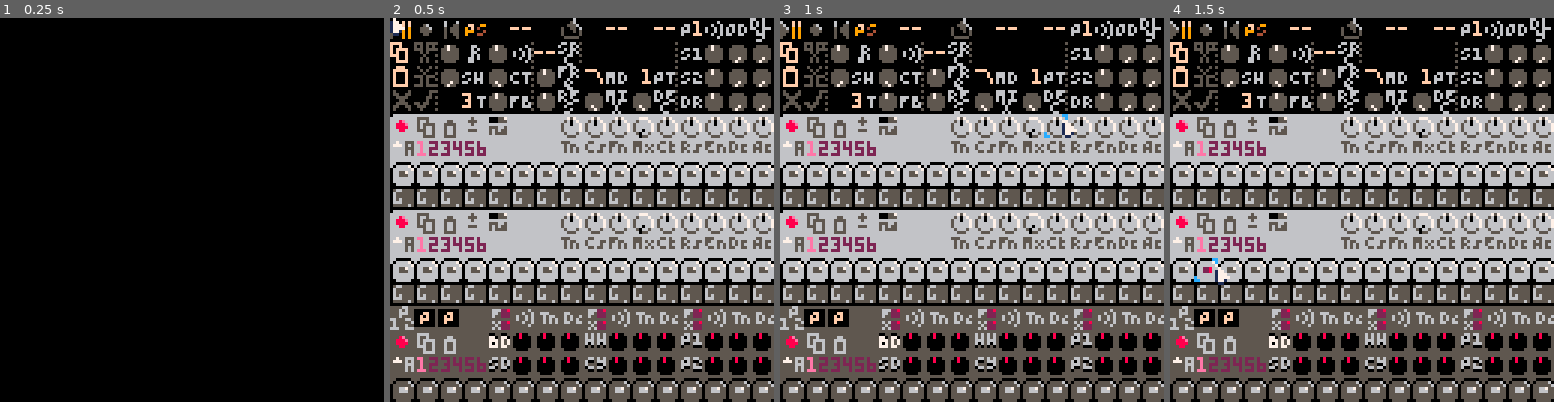
Above: before the commit, frames 1-4 (left to right).
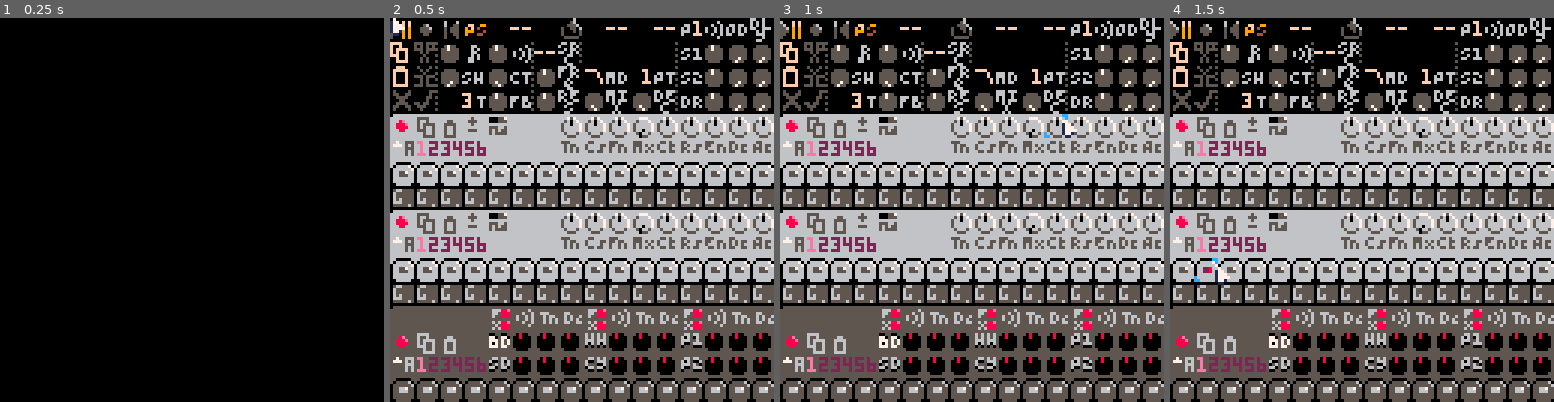
Above: after the commit, the same moments.

Repository: luchak/rp8
Game: PICO-8 cartridge rp8.p8
The game is run twice, just before and just after one commit, with the same random seed, the same clock (stepped at 60 frames per second) and the same inputs.
Inputs (mouse positions are in pixels of both pictures, inside the frame that each line leads up to):
- Up to frame 1 (0.25 s): no input
- Up to frame 2 (0.5 s): no input
- Up to frame 3 (1 s): click (1060, 121) at 0.67 s
- Up to frame 4 (1.5 s): click (1216, 267) at 1.22 s

Frame 1 is identical in both runs. In frame 2, 1.0% of the frame differs, in the area x 0-82%, y 75-82%; in frame 3, 1.0%; in frame 4, 1.0%.

Commit message:
Kill off samples (mostly), individual drum fx bypass

Diff:
--- a/fx.lua
+++ b/fx.lua
@@ -27,7 +27,7 @@
 end
 
 
-dr_fx_masks=split'1,1,2,2,4,4'
+dr_fx_masks=split'1,2,4,8,16,32'
 function drum_mixer_new(srcs)
  return {
   srcs=srcs,
--- a/rp8.p8
+++ b/rp8.p8
@@ -141,29 +141,14 @@
 
 function _update60()
  if stat(120) then
-  if drop_samp then
-   local s={}
-   local nread=0
-   while stat(120) do
-    local n=serial(0x800,0x5100,0x800)
-    for i=0x5100,0x50ff+n do
-     if nread<0x7fff then
-      add(s,@i)
-      nread+=1
-     end
-    end
-   end
-   state.samp=s
-  else
-   local s=''
-   while stat(120) do
-    local n=serial(0x800,0x5100,0x800)
-    s..=chr(peek(0x5100,n))
-   end
-   log('FILE LOAD',s)
-   state=state_load(s) or state
-   seq_helper.state=state
+  local s=''
+  while stat(120) do
+   local n=serial(0x800,0x5100,0x800)
+   s..=chr(peek(0x5100,n))
   end
+  log('FILE LOAD',s)
+  state=state_load(s) or state
+  seq_helper.state=state
 
   audio_wait(10)
  end
@@ -311,14 +296,14 @@
 66006060066006000000006060006660666666666666666666666666666666666666666666666666666666666666666666666666666666666666666666666666
 00000000000000050000000000000005666666666666666666666666666666666666666666666666666666666666666666666666666666666666666666666666
 00000000000000000000000000000000666666666666666666666666666666666666666666666666666666666666666666666666666666666666666666666666
-06606605666066006600666066606660000000006600666500000005000000000000000000000000000000000000000000000000555566555555555555555555
-600060606600606060606600666006000000000060606600000000000000000000000000000000000ffff000000f000000000600555656550000000500000005
-00606605600066006600600060600600666066006060600506606665000280000008e0000005600000000f0000f0f0000006006055566655000ff0050ff0ff05
-660060606000606060600660606066606660606066000660606006000022280000888e000055560000000f0000f0f000060060605556555500f0f005f0000f05
-00066005000600000006600000606000606060600006600566600605002222000088880000555500000000f000f0f000060060606655566500fff00500f00f05
-00600000006060000060000000060000606066000060000060000600000220000008800000055000000000f00f000ff0000600605655555600f00005ff00fff5
-00600005006600000000600000060000000000000060000500000005000000000000000000000000000000000000000000000600565556550000000500000005
-00066000000660000066000000606000000000000006600000000000000000000000000000000000000000000000000000000000666556665555555555555555
+06606605666066006600666066606660000000006600666500000005000000000000000000000000000000000000000000000000055555550000000000000000
+600060606600606060606600666006000000000060606600000000000000000000000000000000000ffff000000f000000000600555555550000000000000000
+00606605600066006600600060600600666066006060600506606665000280000008e0000005600000000f0000f0f00000060060555555550000000000000000
+660060606000606060600660606066606660606066000660606006000022280000888e000055560000000f0000f0f00006006060555555550000000000000000
+00066005000600000006600000606000606060600006600566600605002222000088880000555500000000f000f0f00006006060555555550000000000000000
+00600000006060000060000000060000606066000060000060000600000220000008800000055000000000f00f000ff000060060555555550000000000000000
+00600005006600000000600000060000000000000060000500000005000000000000000000000000000000000000000000000600555555550000000000000000
+00066000000660000066000000606000000000000006600000000000000000000000000000000000000000000000000000000000555555550000000000000000
 55555555555555555555555555555555555555555555555555555555555555556666666666666666666666666666666666666666666666666666666666666666
 55755666557556665575556655755665557556665575566655755566555556566676655566766555667666556676655666766555667665556676665566666565
 57775656577756565777565557775656577756555777565557775655555556566777656567776565677765666777656567776566677765666777656666666565
@@ -466,7 +451,7 @@
 f8dfdf1d1dd4d5d6d7d8d9dadbdcdddef8dfdf1d1dd4d5d6d7d8d9dadbdcddde000000000000000000000000000000000000000000000000000000000000000000000000000000000000000000000000000000000000000000000000000000000000000000000000000000000000000000000000000000000000000000000000
 101010101010101010101010101010106c1c1b1a021dd5a9a9a9a9a9a9a9a9a9000000000000000000000000000000000000000000000000000000000000000000000000000000000000000000000000000000000000000000000000000000000000000000000000000000000000000000000000000000000000000000000000
 55555555555555555555555555555555f8dfdf1d1dd4d5d6d7d8d9dadbdcddde000000000000000000000000000000000000000000000000000000000000000000000000000000000000000000000000000000000000000000000000000000000000000000000000000000000000000000000000000000000000000000000000
-edeeeec0659593946595939465959394c0c0c0c0659593946595939465959394000000000000000000000000000000000000000000000000000000000000000000000000000000000000000000000000000000000000000000000000000000000000000000000000000000000000000000000000000000000000000000000000
+edc0c0c0659593946595939465959394c0c0c0c0659593946595939465959394000000000000000000000000000000000000000000000000000000000000000000000000000000000000000000000000000000000000000000000000000000000000000000000000000000000000000000000000000000000000000000000000
 6e0b0ac0977676769a7676769e7676766e0b0ac0977676769a7676769e767676000000000000000000000000000000000000000000000000000000000000000000000000000000000000000000000000000000000000000000000000000000000000000000000000000000000000000000000000000000000000000000000000
 f0c0c0c0987676769c76767691767676f0c0c0c0987676769c76767691767676000000000000000000000000000000000000000000000000000000000000000000000000000000000000000000000000000000000000000000000000000000000000000000000000000000000000000000000000000000000000000000000000
 13131313131313131313131313131313c0c0c0c0c0c0c0c0c0c0c0c0c0c0c0c0000000000000000000000000000000000000000000000000000000000000000000000000000000000000000000000000000000000000000000000000000000000000000000000000000000000000000000000000000000000000000000000000
--- a/state.lua
+++ b/state.lua
@@ -236,13 +236,14 @@
  end
 end
 
-function state_make_get_set_param(idx,shift)
- local shift=shift or 0
- local mask=(1<<shift)-1
+function state_make_get_set_param(idx,lsb,size)
+ local lsb=lsb or 0
+ local size=size or 8
+ local mask=(1<<(lsb+size))-(1<<lsb)
  return
-  function(state) return (state.patch[idx]>>shift)&0xffff.0000 end,
+  function(state) return (state.patch[idx]&mask)>>lsb end,
   function(state,val)
-   state._apply_diff(idx,val<<shift | (state.patch[idx]&mask))
+   state._apply_diff(idx,((val<<lsb)&mask) | (state.patch[idx]&(~mask)))
   end
 end
 
--- a/synth.lua
+++ b/synth.lua
@@ -92,7 +92,7 @@
     local m,clip=osc>>31,osc
     if (osc^^m>0.25) clip=0.25^^m
 
-    f1+=(clip+(osc-clip)*0.9840-f1)*fc1
+    f1+=(clip+(osc-clip)*0.98-f1)*fc1
     f2+=(f1-f2)*fc
     f3+=(f2-f3)*fc
     f4+=(f3-f4)*fc
--- a/ui.lua
+++ b/ui.lua
@@ -197,7 +197,8 @@
  return {
   x=x,y=y,tt=tt,drag_amt=0.01,
   get_sprite=function(state)
-   return sprites[get(state)]
+   local val=get(state)
+   return sprites[val>0 and val or #sprites]
   end,
   input=function(self,state,b)
    local sval=get(state)+b
@@ -251,6 +252,18 @@
   end,
   input=function(self,state)
    set(state,not get(state))
+  end
+ }
+end
+
+function multitoggle_new(x,y,states,tt,get,set)
+ return {
+  x=x,y=y,click_act=true,tt=tt,
+  get_sprite=function(state)
+   return states[get(state)+1]
+  end,
+  input=function(self,state,b)
+   set(state,(get(state)+b+#states)%#states)
   end
  }
 end
@@ -420,9 +433,9 @@
  )
 )
 (foreach
- (' ({x=32,b=0,tt="bd/sd "} {x=64,b=1,tt="hh/cy "} {x=96,b=2,tt="pc/sp "}))
- (fn (c) (add_ui (toggle_new
-  (@ $c x) 96 101 102 (cat (@ $c tt) "fx bypass") (state_make_get_set_param_bool 37 (@ $c b))
+ (' ({x=32,b=0,tt="bd/sd "} {x=64,b=2,tt="hh/cy "} {x=96,b=4,tt="pc/sp "}))
+ (fn (c) (add_ui (multitoggle_new
+  (@ $c x) 96 (' (101 102 103 104)) (cat (@ $c tt) "fx bypass") (state_make_get_set_param 45 (@ $c b) 2)
  )))
 )
 (add_ui (push_new
